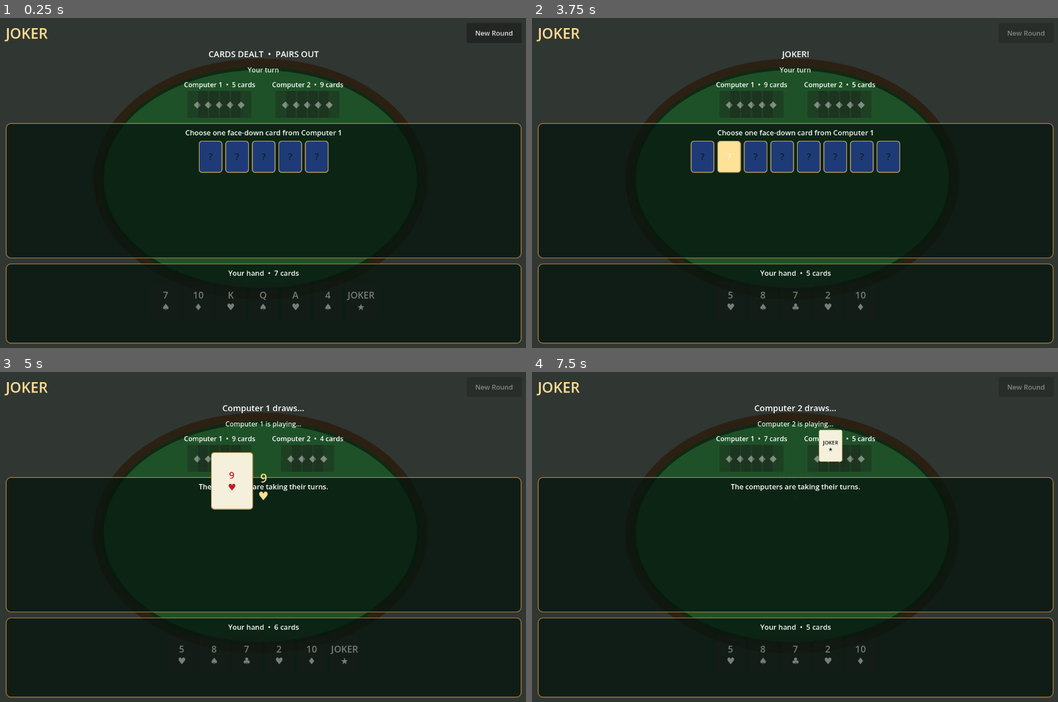
Above: before the commit, frames 1-4 (two rows, left to right).
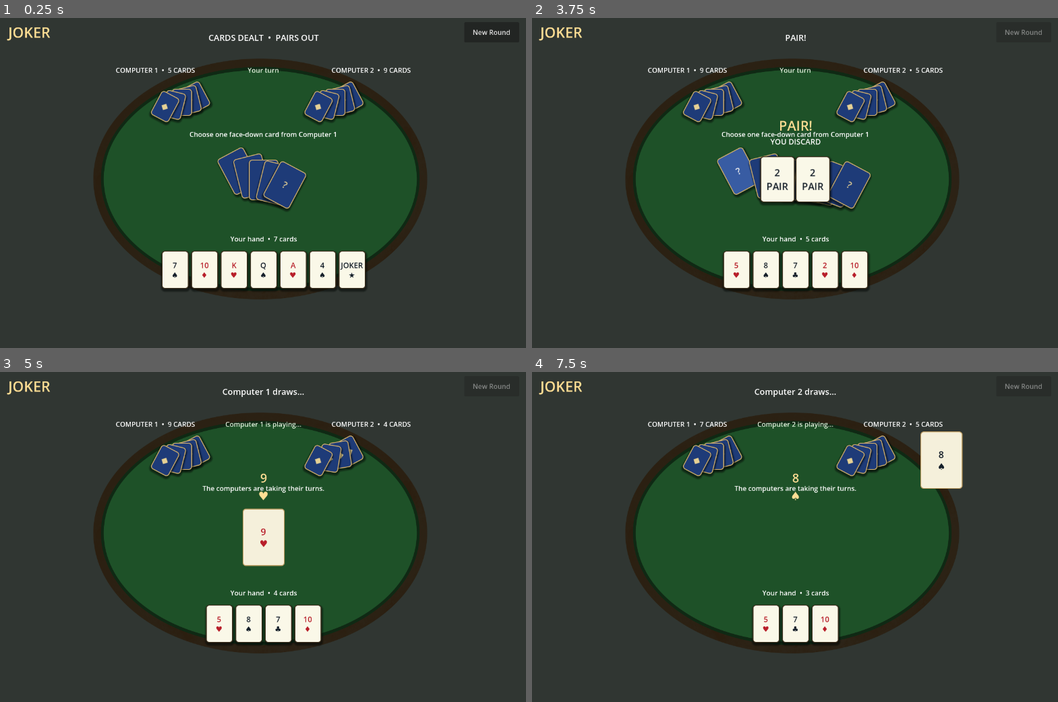
Above: after the commit, the same moments.

Repository: louibasmu/BLANd-
Game: Godot game, scene res://main.tscn
The game is run twice, just before and just after one commit, with the same random seed, the same clock (stepped at 60 frames per second) and the same inputs.
Inputs:
- Up to frame 1 (0.25 s): no input
- Up to frame 2 (3.75 s): click "New Round" at 0.5 s; click "New Round" at 1.25 s; click "?" at 2 s; click "?" at 2.75 s; click "?" at 3.5 s
- Up to frame 3 (5 s): no input
- Up to frame 4 (7.5 s): no input

The runs differ from the first frame. In frame 1, 67% of the frame differs, in the area x 0-100%, y 2-99%; in frame 2, 66%; in frame 3, 67%; in frame 4, 68%.

Commit message:
Improve card layout
Co-authored-by: Copilot <223556219+Copilot@users.noreply.github.com>

Diff:
--- a/game-dev-seminar/main.gd
+++ b/game-dev-seminar/main.gd
@@ -3,6 +3,15 @@
 const SUITS := ["Clubs", "Diamonds", "Hearts", "Spades"]
 const RANKS := ["2", "3", "4", "5", "6", "7", "8", "9", "10", "J", "Q", "K", "A"]
 const PLAYER_COUNT := 3
+
+@export_group("Table Layout")
+@export var computer_cards_area := Rect2(0.1, 0.18, 0.8, 0.18)
+@export var cards_to_pick_area := Rect2(0.04, 0.43, 0.92, 0.22)
+@export var player_hand_area := Rect2(0.03, 0.7, 0.94, 0.29)
+
+@export_group("Computer Name Positions")
+@export var computer_1_name_area := Rect2(0.1, 0.17, 0.4, 0.04)
+@export var computer_2_name_area := Rect2(0.5, 0.17, 0.4, 0.04)
 
 var players: Array[Dictionary] = []
 var current_player := 0
@@ -10,10 +19,12 @@
 var status_label: Label
 var turn_label: Label
 var opponents_row: HBoxContainer
-var draw_cards: HFlowContainer
+var draw_cards: Control
 var draw_title: Label
-var hand_cards: HFlowContainer
+var hand_cards: Control
 var hand_title: Label
+var computer_1_name_label: Label
+var computer_2_name_label: Label
 var new_round_button: Button
 var player_anchors: Array[Control] = []
 
@@ -36,20 +47,13 @@
 	shade.mouse_filter = Control.MOUSE_FILTER_IGNORE
 	add_child(shade)
 
-	var margin := MarginContainer.new()
-	margin.set_anchors_and_offsets_preset(Control.PRESET_FULL_RECT)
-	margin.add_theme_constant_override("margin_left", 28)
-	margin.add_theme_constant_override("margin_right", 28)
-	margin.add_theme_constant_override("margin_top", 20)
-	margin.add_theme_constant_override("margin_bottom", 20)
-	add_child(margin)
-
-	var layout := VBoxContainer.new()
-	layout.add_theme_constant_override("separation", 12)
-	margin.add_child(layout)
-
 	var header := HBoxContainer.new()
-	layout.add_child(header)
+	header.anchor_right = 1.0
+	header.offset_left = 34
+	header.offset_top = 18
+	header.offset_right = -34
+	header.offset_bottom = 66
+	add_child(header)
 
 	var heading := Label.new()
 	heading.text = "JOKER"
@@ -68,82 +72,77 @@
 	status_label.horizontal_alignment = HORIZONTAL_ALIGNMENT_CENTER
 	status_label.add_theme_font_size_override("font_size", 20)
 	status_label.add_theme_color_override("font_color", Color.WHITE)
-	layout.add_child(status_label)
+	status_label.anchor_left = 0.1
+	status_label.anchor_top = 0.05
+	status_label.anchor_right = 0.9
+	status_label.anchor_bottom = 0.15
+	add_child(status_label)
 
 	turn_label = Label.new()
 	turn_label.horizontal_alignment = HORIZONTAL_ALIGNMENT_CENTER
 	turn_label.add_theme_color_override("font_color", Color(0.88, 0.94, 0.86))
-	layout.add_child(turn_label)
+	turn_label.anchor_left = 0.1
+	turn_label.anchor_top = 0.15
+	turn_label.anchor_right = 0.9
+	turn_label.anchor_bottom = 0.19
+	add_child(turn_label)
 
 	opponents_row = HBoxContainer.new()
+	opponents_row.name = "ComputerCardsArea"
 	opponents_row.alignment = BoxContainer.ALIGNMENT_CENTER
-	opponents_row.add_theme_constant_override("separation", 40)
-	layout.add_child(opponents_row)
-
-	var draw_panel := _make_panel()
-	draw_panel.size_flags_vertical = Control.SIZE_EXPAND_FILL
-	layout.add_child(draw_panel)
-
-	var draw_layout := VBoxContainer.new()
-	draw_layout.add_theme_constant_override("separation", 8)
-	draw_panel.add_child(draw_layout)
+	_set_area_anchors(opponents_row, computer_cards_area)
+	add_child(opponents_row)
+
+	computer_1_name_label = Label.new()
+	computer_1_name_label.name = "Computer1NameLabel"
+	computer_1_name_label.horizontal_alignment = HORIZONTAL_ALIGNMENT_CENTER
+	computer_1_name_label.add_theme_color_override("font_color", Color.WHITE)
+	_set_area_anchors(computer_1_name_label, computer_1_name_area)
+	add_child(computer_1_name_label)
+
+	computer_2_name_label = Label.new()
+	computer_2_name_label.name = "Computer2NameLabel"
+	computer_2_name_label.horizontal_alignment = HORIZONTAL_ALIGNMENT_CENTER
+	computer_2_name_label.add_theme_color_override("font_color", Color.WHITE)
+	_set_area_anchors(computer_2_name_label, computer_2_name_area)
+	add_child(computer_2_name_label)
 
 	draw_title = Label.new()
+	draw_title.name = "CardsToPickLabel"
 	draw_title.horizontal_alignment = HORIZONTAL_ALIGNMENT_CENTER
-	draw_title.add_theme_font_size_override("font_size", 17)
-	draw_layout.add_child(draw_title)
-
-	var draw_scroll := ScrollContainer.new()
-	draw_scroll.size_flags_vertical = Control.SIZE_EXPAND_FILL
-	draw_scroll.horizontal_scroll_mode = ScrollContainer.SCROLL_MODE_DISABLED
-	draw_layout.add_child(draw_scroll)
-
-	draw_cards = HFlowContainer.new()
-	draw_cards.size_flags_horizontal = Control.SIZE_EXPAND_FILL
-	draw_cards.alignment = FlowContainer.ALIGNMENT_CENTER
-	draw_cards.add_theme_constant_override("h_separation", 7)
-	draw_cards.add_theme_constant_override("v_separation", 7)
-	draw_scroll.add_child(draw_cards)
-
-	var hand_panel := _make_panel()
-	hand_panel.custom_minimum_size = Vector2(0, 190)
-	layout.add_child(hand_panel)
-
-	var hand_layout := VBoxContainer.new()
-	hand_layout.add_theme_constant_override("separation", 8)
-	hand_panel.add_child(hand_layout)
+	draw_title.add_theme_font_size_override("font_size", 16)
+	draw_title.anchor_left = 0.1
+	draw_title.anchor_top = 0.34
+	draw_title.anchor_right = 0.9
+	draw_title.anchor_bottom = 0.43
+	add_child(draw_title)
 
 	hand_title = Label.new()
+	hand_title.name = "PlayerHandLabel"
 	hand_title.horizontal_alignment = HORIZONTAL_ALIGNMENT_CENTER
-	hand_title.add_theme_font_size_override("font_size", 17)
-	hand_layout.add_child(hand_title)
-
-	var hand_scroll := ScrollContainer.new()
-	hand_scroll.size_flags_vertical = Control.SIZE_EXPAND_FILL
-	hand_scroll.horizontal_scroll_mode = ScrollContainer.SCROLL_MODE_DISABLED
-	hand_layout.add_child(hand_scroll)
-
-	hand_cards = HFlowContainer.new()
-	hand_cards.size_flags_horizontal = Control.SIZE_EXPAND_FILL
-	hand_cards.alignment = FlowContainer.ALIGNMENT_CENTER
-	hand_cards.add_theme_constant_override("h_separation", 7)
-	hand_cards.add_theme_constant_override("v_separation", 7)
-	hand_scroll.add_child(hand_cards)
-
-
-func _make_panel() -> PanelContainer:
-	var panel := PanelContainer.new()
-	var style := StyleBoxFlat.new()
-	style.bg_color = Color(0.02, 0.08, 0.05, 0.74)
-	style.border_color = Color(0.72, 0.52, 0.25, 0.8)
-	style.set_border_width_all(2)
-	style.set_corner_radius_all(12)
-	style.content_margin_left = 12
-	style.content_margin_right = 12
-	style.content_margin_top = 10
-	style.content_margin_bottom = 10
-	panel.add_theme_stylebox_override("panel", style)
-	return panel
+	hand_title.add_theme_font_size_override("font_size", 16)
+	hand_title.anchor_left = 0.1
+	hand_title.anchor_top = 0.65
+	hand_title.anchor_right = 0.9
+	hand_title.anchor_bottom = 0.7
+	add_child(hand_title)
+
+	draw_cards = Control.new()
+	draw_cards.name = "CardsToPickArea"
+	_set_area_anchors(draw_cards, cards_to_pick_area)
+	add_child(draw_cards)
+
+	hand_cards = Control.new()
+	hand_cards.name = "PlayerHandArea"
+	_set_area_anchors(hand_cards, player_hand_area)
+	add_child(hand_cards)
+
+
+func _set_area_anchors(area: Control, layout: Rect2) -> void:
+	area.anchor_left = layout.position.x
+	area.anchor_top = layout.position.y
+	area.anchor_right = layout.position.x + layout.size.x
+	area.anchor_bottom = layout.position.y + layout.size.y
 
 
 func _start_round() -> void:
@@ -447,67 +446,140 @@
 	_clear_children(opponents_row)
 	for player_index in range(1, PLAYER_COUNT):
 		var opponent := VBoxContainer.new()
+		opponent.name = "Computer%dArea" % player_index
 		opponent.alignment = BoxContainer.ALIGNMENT_CENTER
-		opponent.add_theme_constant_override("separation", 4)
 		opponents_row.add_child(opponent)
 
-		var name_label := Label.new()
-		name_label.text = "%s  •  %d cards" % [
-			players[player_index]["name"],
-			players[player_index]["hand"].size(),
-		]
-		name_label.horizontal_alignment = HORIZONTAL_ALIGNMENT_CENTER
-		name_label.add_theme_color_override("font_color", Color.WHITE)
-		opponent.add_child(name_label)
-
-		var backs := HBoxContainer.new()
-		backs.alignment = BoxContainer.ALIGNMENT_CENTER
-		backs.add_theme_constant_override("separation", -22)
+		var backs := Control.new()
+		backs.name = "Computer%dFaceDownCards" % player_index
+		backs.custom_minimum_size = Vector2(360, 80)
 		opponent.add_child(backs)
+		var back_cards: Array[Button] = []
 		for card_index in range(mini(5, players[player_index]["hand"].size())):
 			var back := _make_card_button("◆", false)
 			back.custom_minimum_size = Vector2(48, 64)
-			back.disabled = true
+			back.mouse_filter = Control.MOUSE_FILTER_IGNORE
 			backs.add_child(back)
+			back_cards.append(back)
+		_layout_card_fan(backs, back_cards, Vector2(48, 64), 5, 28, 5)
 		player_anchors[player_index] = backs
+
+	computer_1_name_label.text = "COMPUTER 1  •  %d CARDS" % players[1]["hand"].size()
+	computer_2_name_label.text = "COMPUTER 2  •  %d CARDS" % players[2]["hand"].size()
 
 	_clear_children(draw_cards)
 	if not round_over and current_player == 0:
 		var target_index := _next_player_with_cards(0)
 		if target_index != -1:
+			var available_cards: Array[Button] = []
 			for card_index in range(players[target_index]["hand"].size()):
 				var button := _make_card_button("?", false)
-				button.custom_minimum_size = Vector2(56, 76)
+				button.custom_minimum_size = Vector2(70, 96)
 				button.tooltip_text = "Pick this face-down card"
 				button.pressed.connect(_on_human_picked.bind(card_index))
 				draw_cards.add_child(button)
+				available_cards.append(button)
+			_layout_card_fan(
+				draw_cards,
+				available_cards,
+				Vector2(70, 96),
+				get_viewport_rect().size.x * 0.92,
+				28,
+				2
+			)
 
 	_clear_children(hand_cards)
 	var human_hand: Array = players[0]["hand"]
 	hand_title.text = "Your hand  •  %d cards" % human_hand.size()
+	var hand_buttons: Array[Button] = []
 	for card in human_hand:
 		var button := _make_card_button(_card_text(card), card["suit"] == "Hearts" or card["suit"] == "Diamonds")
-		button.custom_minimum_size = Vector2(70, 92)
-		button.disabled = true
+		button.custom_minimum_size = Vector2(64, 90)
+		button.add_theme_font_size_override("font_size", 18)
+		button.mouse_filter = Control.MOUSE_FILTER_IGNORE
 		hand_cards.add_child(button)
+		hand_buttons.append(button)
+	_layout_card_grid(hand_cards, hand_buttons, Vector2(64, 90), 6, 7)
+
+
+func _layout_card_fan(
+	container: Control,
+	cards: Array[Button],
+	card_size: Vector2,
+	available_width: float,
+	max_rotation: float,
+	arc_height: float
+) -> void:
+	if cards.is_empty():
+		return
+
+	var step := card_size.x * 0.55
+	if cards.size() > 1:
+		step = minf(step, (available_width - card_size.x) / float(cards.size() - 1))
+	var fan_width := card_size.x + step * (cards.size() - 1)
+	var start_x := (available_width - fan_width) * 0.5
+
+	for card_index in range(cards.size()):
+		var t := float(card_index) / maxf(1.0, cards.size() - 1)
+		var card := cards[card_index]
+		card.size = card_size
+		card.position = Vector2(
+			start_x + step * card_index,
+			absf(t - 0.5) * arc_height
+		)
+		card.rotation_degrees = lerpf(-max_rotation, max_rotation, t)
+		card.z_index = card_index
+
+
+func _layout_card_grid(
+	container: Control,
+	cards: Array[Button],
+	card_size: Vector2,
+	horizontal_gap: float,
+	vertical_gap: float
+) -> void:
+	if cards.is_empty():
+		return
+
+	var available_width := get_viewport_rect().size.x * 0.94
+	var cards_per_row := maxi(1, int((available_width + horizontal_gap) / (card_size.x + horizontal_gap)))
+	for card_index in range(cards.size()):
+		var row := int(card_index / cards_per_row)
+		var row_start := row * cards_per_row
+		var cards_in_row := mini(cards_per_row, cards.size() - row_start)
+		var column := card_index - row_start
+		var row_width := cards_in_row * card_size.x + (cards_in_row - 1) * horizontal_gap
+		var start_x := (available_width - row_width) * 0.5
+		var card := cards[card_index]
+		card.size = card_size
+		card.position = Vector2(
+			start_x + column * (card_size.x + horizontal_gap),
+			row * (card_size.y + vertical_gap)
+		)
 
 
 func _make_card_button(card_text: String, is_red: bool) -> Button:
 	var button := Button.new()
 	button.text = card_text
 	button.add_theme_font_size_override("font_size", 22)
+	var is_back := card_text == "?" or card_text == "◆"
 	button.add_theme_color_override(
 		"font_color",
-		Color(0.72, 0.12, 0.16) if is_red else Color(0.08, 0.12, 0.16)
+		Color(0.9, 0.82, 0.58) if is_back else (
+			Color(0.72, 0.12, 0.16) if is_red else Color(0.08, 0.12, 0.16)
+		)
 	)
 	var style := StyleBoxFlat.new()
-	style.bg_color = Color(0.96, 0.94, 0.86) if card_text != "?" and card_text != "◆" else Color(0.12, 0.23, 0.47)
-	style.border_color = Color(0.75, 0.62, 0.39)
+	style.bg_color = Color(0.12, 0.23, 0.47) if is_back else Color(0.98, 0.97, 0.91)
+	style.border_color = Color(0.82, 0.69, 0.43) if is_back else Color(0.24, 0.19, 0.12)
 	style.set_border_width_all(2)
 	style.set_corner_radius_all(7)
+	style.shadow_color = Color(0.01, 0.03, 0.02, 0.55)
+	style.shadow_size = 5
+	style.shadow_offset = Vector2(1, 4)
 	button.add_theme_stylebox_override("normal", style)
 	var hover_style := style.duplicate() as StyleBoxFlat
-	hover_style.bg_color = Color(1.0, 0.88, 0.59) if card_text == "?" else style.bg_color
+	hover_style.bg_color = Color(0.22, 0.36, 0.64) if is_back else style.bg_color
 	button.add_theme_stylebox_override("hover", hover_style)
 	button.add_theme_stylebox_override("pressed", hover_style)
 	return button
--- a/game-dev-seminar/main.tscn
+++ b/game-dev-seminar/main.tscn
@@ -1,8 +1,8 @@
-[gd_scene load_steps=2 format=3]
+[gd_scene format=3 uid="uid://j6kuighoylfo"]
 
-[ext_resource type="Script" path="res://main.gd" id="1"]
+[ext_resource type="Script" uid="uid://bukeq2b766ru0" path="res://main.gd" id="1"]
 
-[node name="JokerGame" type="Control"]
+[node name="JokerGame" type="Control" unique_id=191490707]
 layout_mode = 3
 anchors_preset = 15
 anchor_right = 1.0
@@ -10,3 +10,6 @@
 grow_horizontal = 2
 grow_vertical = 2
 script = ExtResource("1")
+computer_cards_area = Rect2(0.23, 0.18, 0.8, 0.18)
+computer_1_name_area = Rect2(0.1, 0.15, 0.4, 0.04)
+computer_2_name_area = Rect2(0.5, 0.15, 0.4, 0.04)
